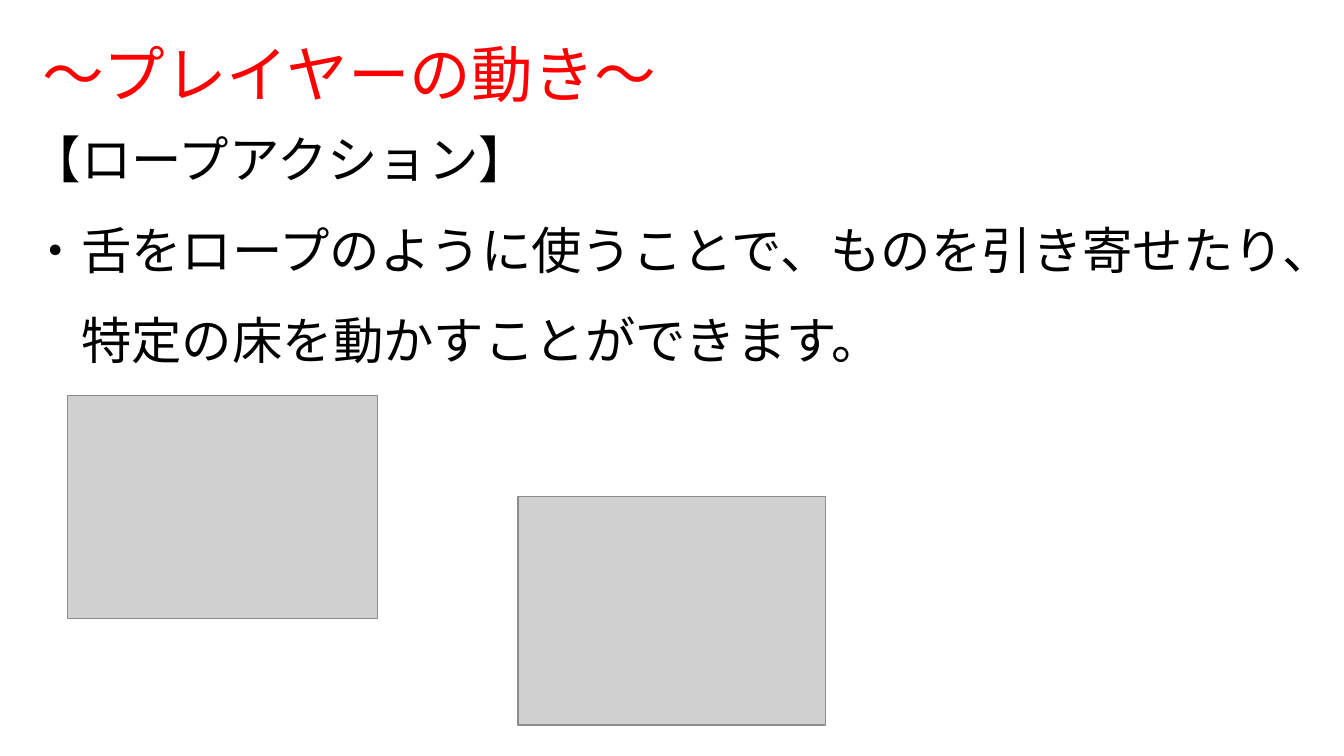
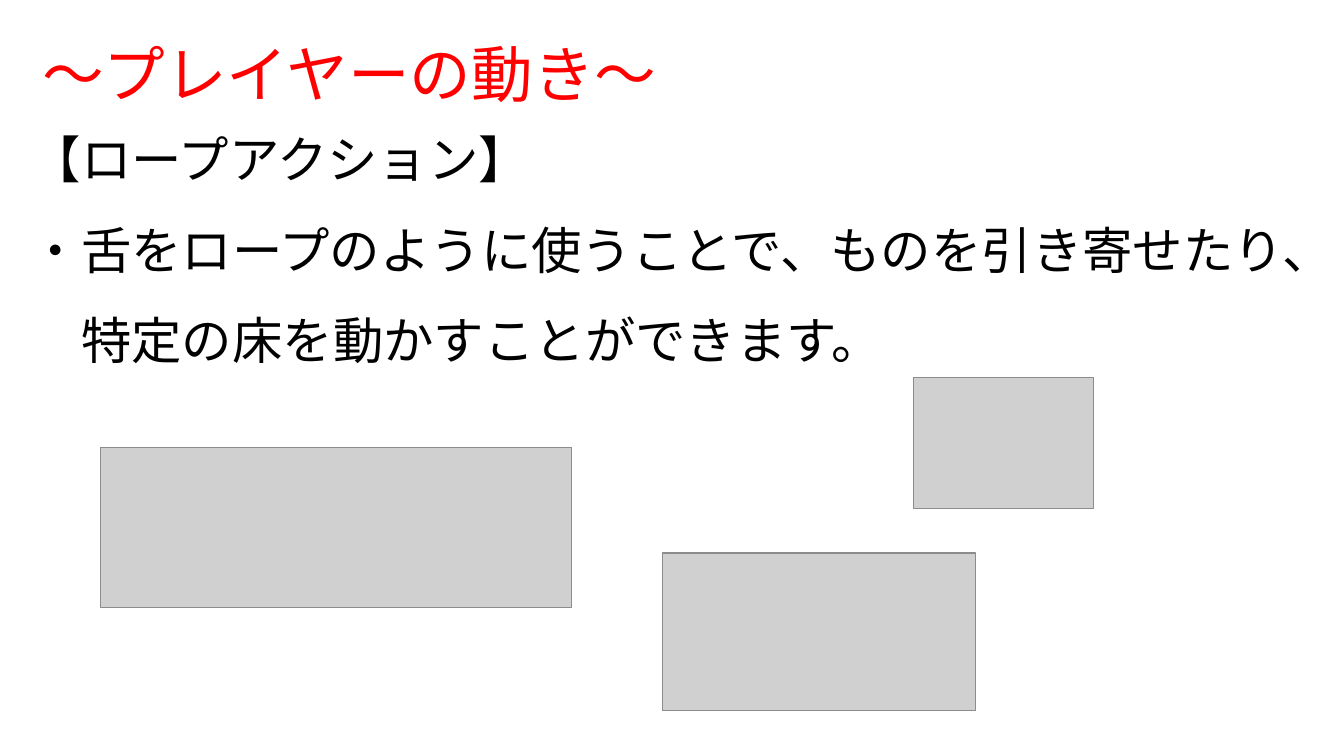
Before and after one commit to 1601323/Gameproject, a slide deck: slide 5 of AsoGameSho.pptx (slide 6 before the commit). Drawn at 1344x756 pixels with LibreOffice and Linux fonts; fonts in the diff are those of the drawing; grey boxes stand for pictures; background and template pictures are left out. Boxes give left, top, right and bottom in pixels: in the first picture for what was removed or moved away, otherwise in the second. Text is boxed around its words. In the diff, an @@ line names an element or a change of style, - is before the commit and + after.

```diff
--- a/AsoGameSho.pptx
+++ b/AsoGameSho.pptx
@@ picture added at (x1=913, y1=377, x2=1093, y2=508) @@
@@ picture removed at (x1=68, y1=396, x2=378, y2=619) @@
@@ picture added at (x1=101, y1=448, x2=572, y2=607) @@
@@ picture removed at (x1=518, y1=497, x2=827, y2=725) @@
@@ picture added at (x1=662, y1=554, x2=976, y2=712) @@
```
Also in this commit, not shown: 7 other slides changed, 1 slide removed, 2 other files.
